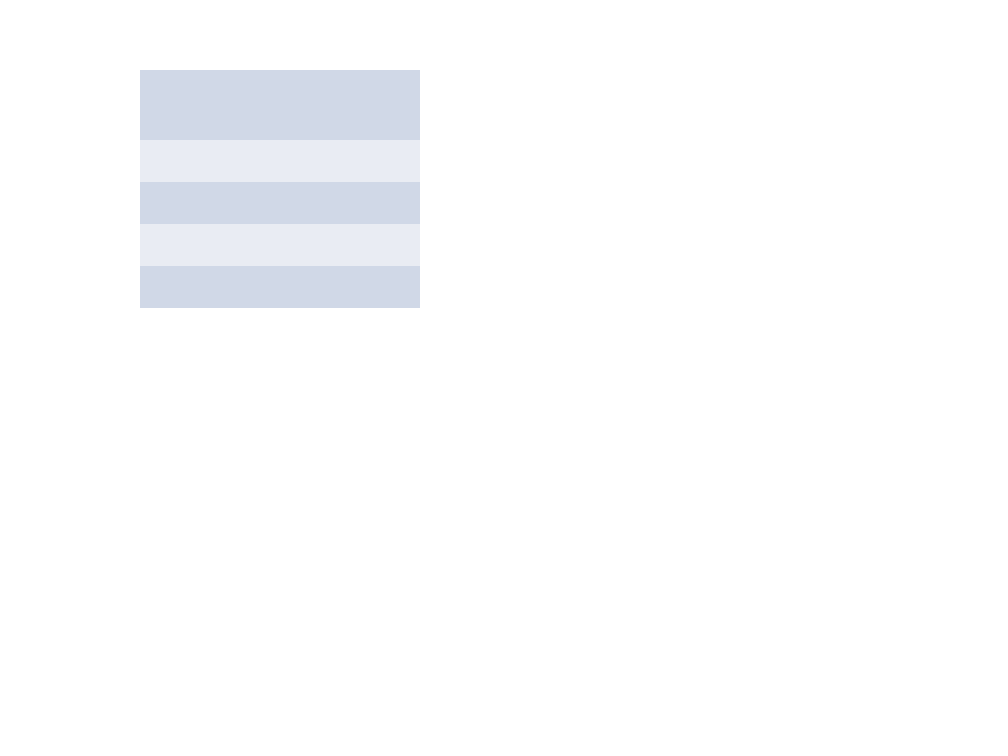
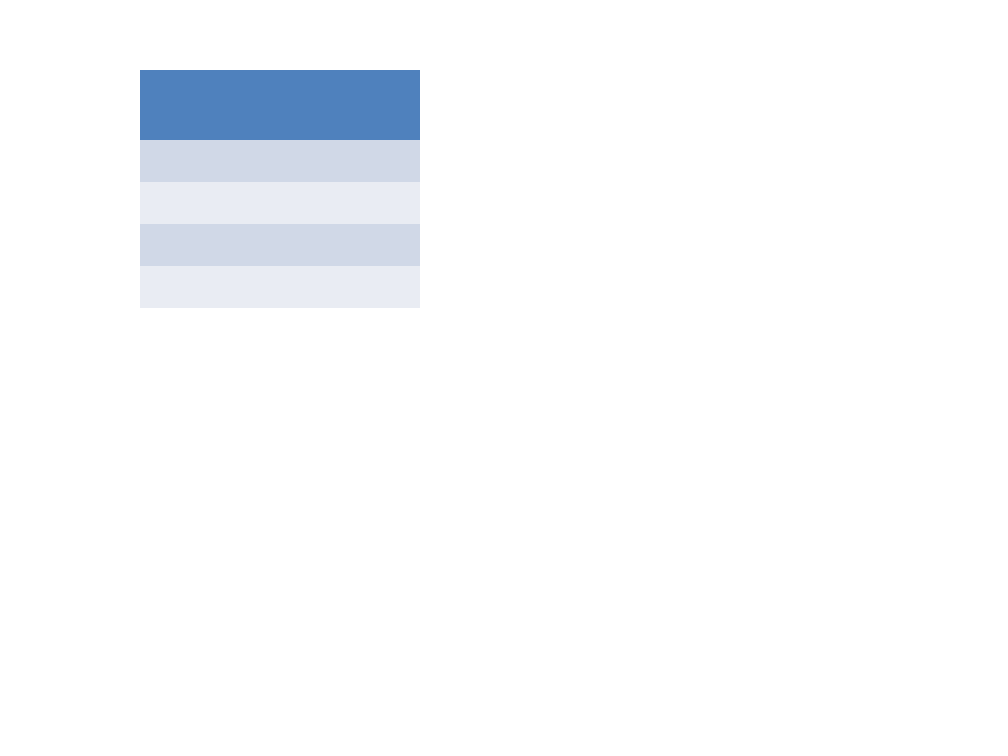
Before and after one commit to aspose-slides/Aspose.Slides-for-Python-via-.NET, a slide deck: slide 1 of examples/data/tables.pptx. Drawn at 1008x756 pixels with LibreOffice and Linux fonts; fonts in the diff are those of the drawing. Boxes give left, top, right and bottom in pixels: in the first picture for what was removed or moved away, otherwise in the second. Text is boxed around its words. In the diff, an @@ line names an element or a change of style, - is before the commit and + after.

```diff
--- a/examples/data/tables.pptx
+++ b/examples/data/tables.pptx
@@ table at (140, 70, 418, 307) @@
@@ fill #D0D8E8 to #4F81BD in row 1 @@
@@ fill #E9EDF4 to #D0D8E8 in 8 cells @@
@@ fill #D0D8E8 to #E9EDF4 in 8 cells @@
```
Also in this commit, not shown: 5 other files.
